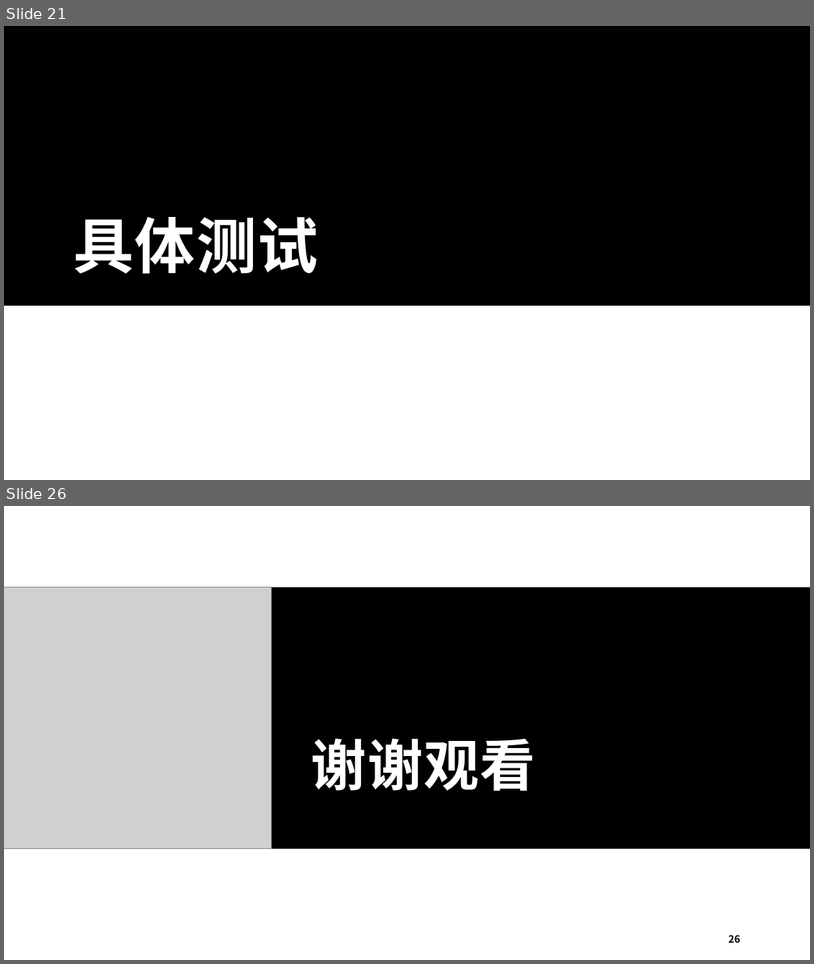
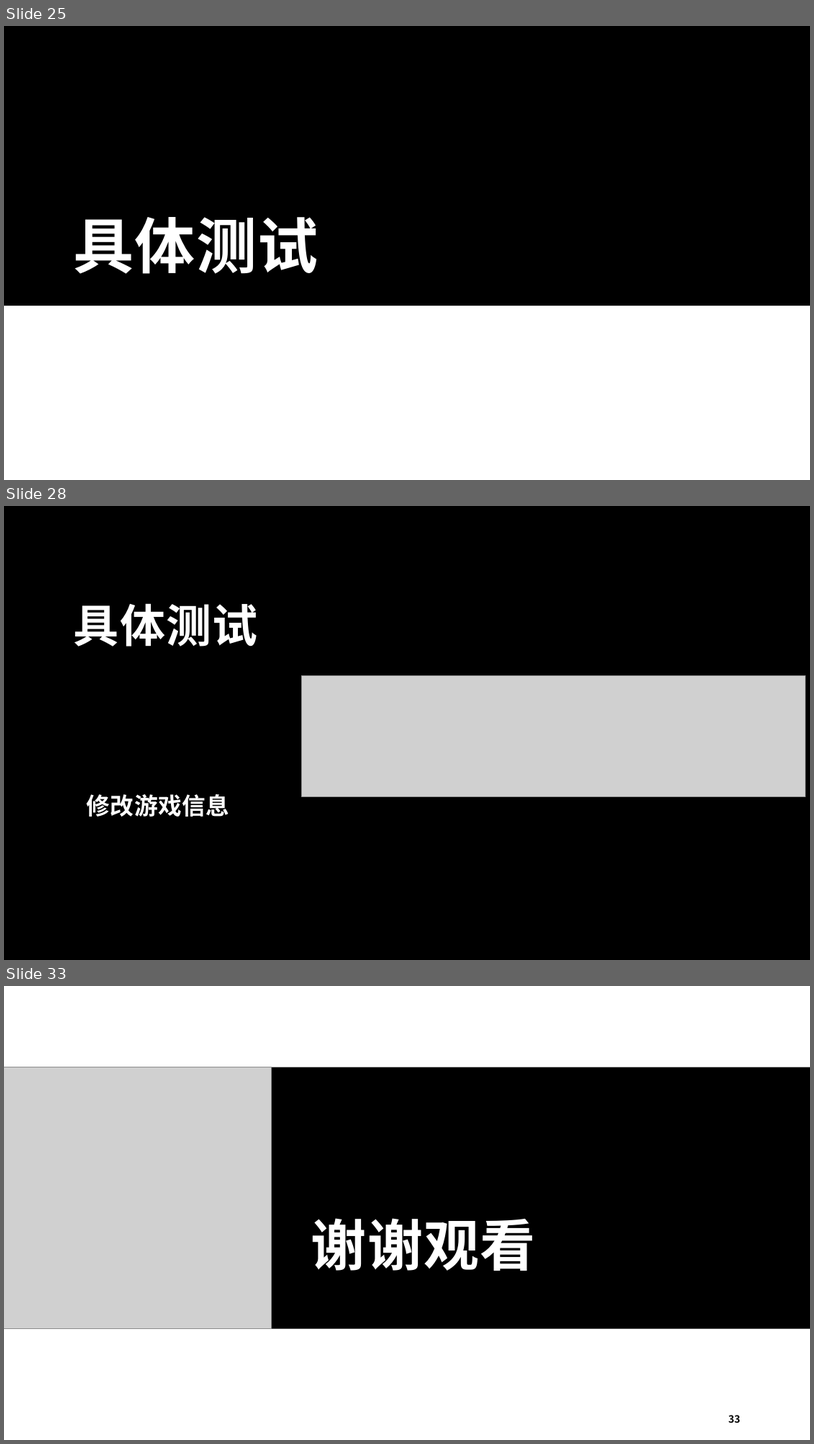
Before and after one commit to thenobody996/C-Project, a slide deck: 项目文档/PBLF项目.pptx. Shown one above the other, each under a label of ours: slides 21 and 26 before the commit, slides 25, 28 and 33 after it; the slides between them are not shown. The pictures are 814x964 and 814x1444 pixels, drawn with LibreOffice and Linux fonts; fonts in the diff are those of the drawing; grey boxes stand for pictures. Boxes give left, top, right and bottom in pixels: in the first picture for what was removed or moved away, otherwise in the second. Text is boxed around its words. In the diff, an @@ line names an element or a change of style, - is before the commit and + after.

```diff
--- a/项目文档/PBLF项目.pptx
+++ b/项目文档/PBLF项目.pptx
@@ slide 28 added at [4,506,810,960], background #000000 @@
@@ title added at [74,603,258,646], 54 pt, text #FFFFFF, bold @@
+具体测试
@@ picture added at [301,675,806,795] @@
@@ text added at [87,794,230,816], 28 pt, text #FFFFFF, bold @@
+修改游戏信息
@@ what was slide 21 is now slide 25 @@
@@ what was slide 26 is now slide 33 @@
@@ page number at [729,1414,741,1423]: text changed @@
-26
+33
```
Also in this commit, not shown: 1 slide changed, 10 other slides added, 4 slides removed.
